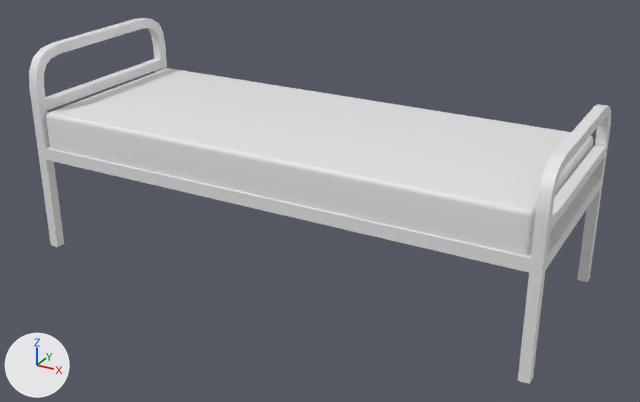
What one commit did to the FBX model Assets/_THALASSO/Art/Meshes/Environment/Props/SM_Bed.fbx.
Camera for both pictures: a 50 mm camera at (1.61, -2.85, 1.71) aimed at (0.06, -0.03, 0.3). The lights are fixed; the arrows at lower left show +X, +Y and +Z. Where no turn or scale is listed for an object, it has been applied to the vertices. Vertices at the same position are counted once.

The first picture shows 'Bed_Frame', 'Bed_Matress'.
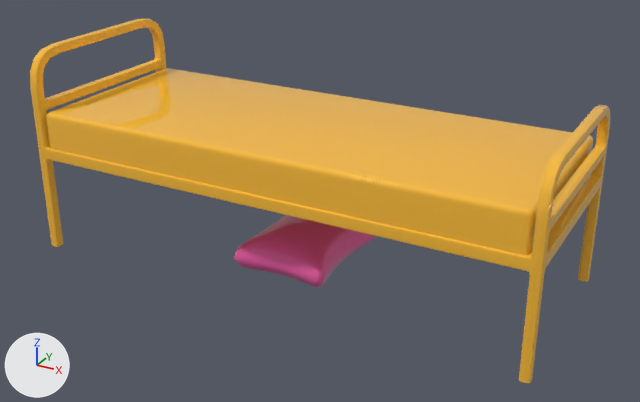
Changed parts and their boxes [x1, y1, x2, y2] in the pictures (640 x 402 px):
```json
{"object": "Bed_Matress", "change": "recoloured", "before": [46, 68, 593, 255], "after": [46, 68, 593, 255], "on screen": "white to orange"}
{"object": "Bed_Frame", "change": "reshaped", "before": [29, 18, 611, 384], "after": [30, 18, 610, 383]}
{"object": "Bed_Pillow_lp", "change": "added", "after": [234, 215, 377, 287]}
```

Scene script edits in JSON lines:
```json
{"op": "add", "block": "mat_m_medium", "code": ["mat_m_medium = principled_material('M_Medium')", "mat_m_medium.base_color = (0.951, 0.503, 0.0424)  # orange #f9bc3a", "mat_m_medium.roughness = 0.0"]}
{"op": "add", "block": "mat_m_small", "code": ["mat_m_small = principled_material('M_Small')", "mat_m_small.base_color = (0.815, 0.11, 0.373)  # pink #e95da4", "mat_m_small.roughness = 0.0"]}
{"block": "me_mesh", "where": "me_mesh.from_pydata(...)  # 97 vertices, 85 faces; spans x -1.0..1.0, y -0.4..0.4, z 0.45..0.6"}
{"op": "add", "block": "me_mesh", "code": "me_mesh.materials.append(mat_m_medium)  # orange #f9bc3a"}
{"block": "me_mesh_001", "where": "# used by ob_bed_frame; location = (0.0, 0.0, 0.0)"}
{"op": "remove", "block": "me_mesh_001", "code": "me_mesh_001.from_pydata(...)  # 160 vertices, 162 faces; spans x -1.05..1.05, y -0.41..0.41, z 0.0..0.85"}
{"op": "add", "block": "me_mesh_001", "code": "me_mesh_001.from_pydata(...)  # 640 vertices, 658 faces; spans x -1.05..1.05, y -0.41..0.41, z 0.0..0.85"}
{"block": "me_mesh_001", "change": "me_mesh_001 part 1: 48 vertices removed from x -1.05..1.05, y -0.41..0.41, z 0.4..0.84; 528 vertices added at x -1.05..1.05, y -0.41..0.41, z 0.0..0.85"}
{"op": "add", "block": "me_mesh_001", "code": "me_mesh_001.materials.append(mat_m_medium)  # orange #f9bc3a"}
{"op": "add", "block": "me_mesh_002", "code": ["me_mesh_002 = bpy.data.meshes.new('Mesh.002')", "me_mesh_002.from_pydata(...)  # 226 vertices, 224 faces; spans x -0.199..0.199, y -0.279..0.279, z 0.0..0.189", "me_mesh_002.materials.append(mat_m_small)  # pink #e95da4"]}
{"op": "add", "block": "ob_bed_pillow_lp", "code": ["ob_bed_pillow_lp = bpy.data.objects.new('Bed_Pillow_lp', me_mesh_002)", "ob_bed_pillow_lp.location = (0.0, 0.0, 0.0)"]}
```
